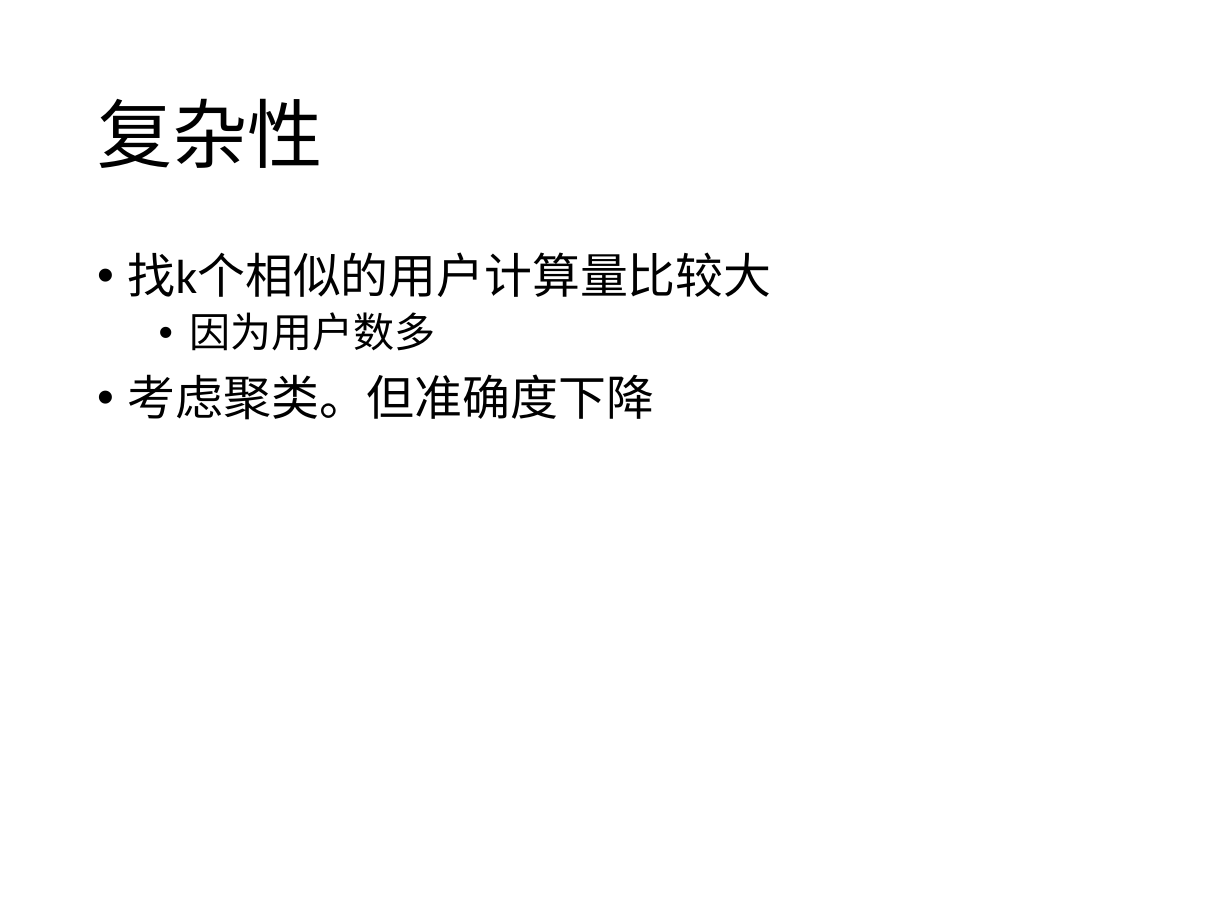
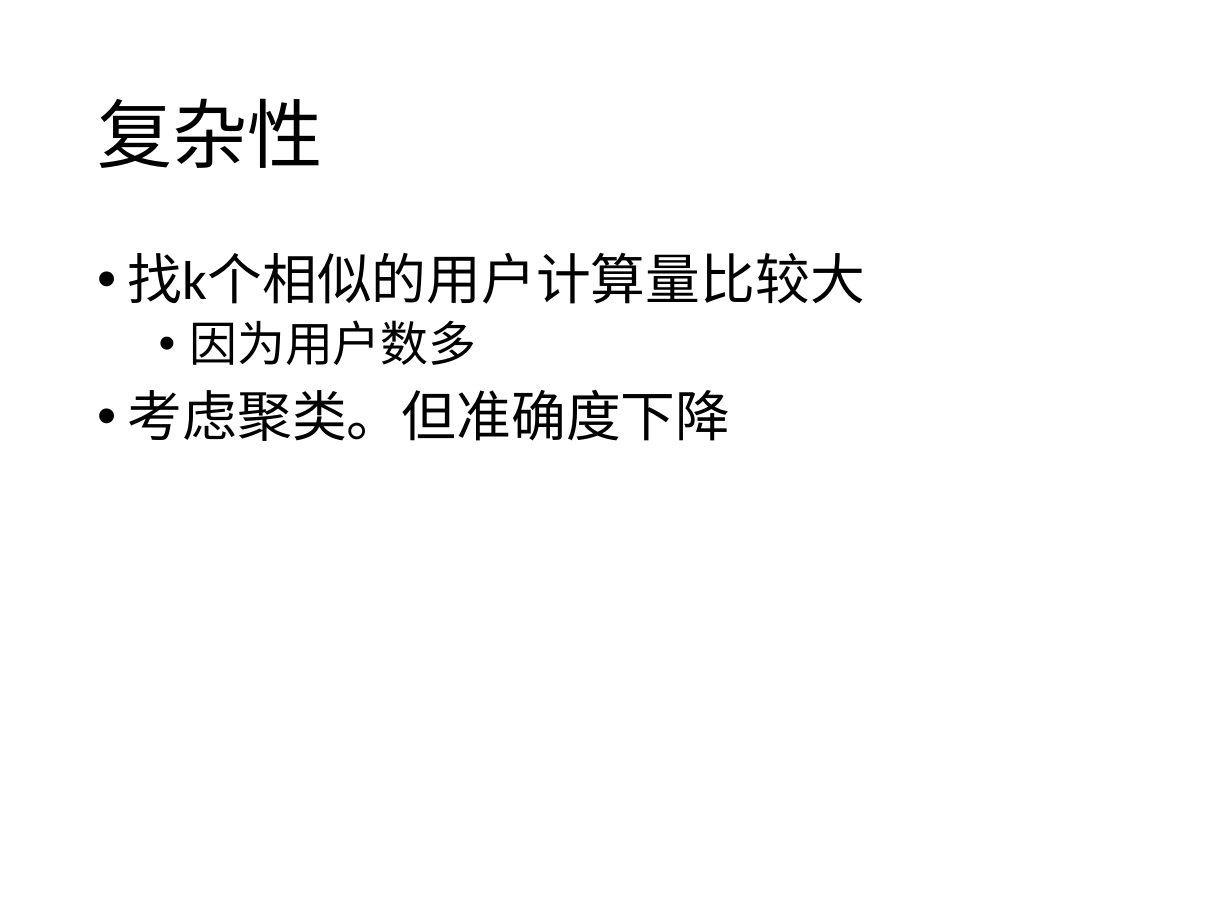
Before and after one commit to yishuai/bigalgo, a slide deck: slide 21 of ppt/15-recsys.pptx. Drawn at 1232x924 pixels with LibreOffice and Linux fonts; fonts in the diff are those of the drawing. Boxes give left, top, right and bottom in pixels: in the first picture for what was removed or moved away, otherwise in the second. Text is boxed around its words. In the diff, an @@ line names an element or a change of style, - is before the commit and + after.

```diff
--- a/ppt/15-recsys.pptx
+++ b/ppt/15-recsys.pptx
@@ text "找k个相似的用户计算量比较大" at bbox=[128, 253, 865, 441]: size 28 to 32 pt in "找k个相似的用户计算量比较大", "考虑聚类。但准确度下降"; size 24 to 28 pt in "因为用户数多" @@
```
Also in this commit, not shown: 3 other slides changed, 7 other files.
